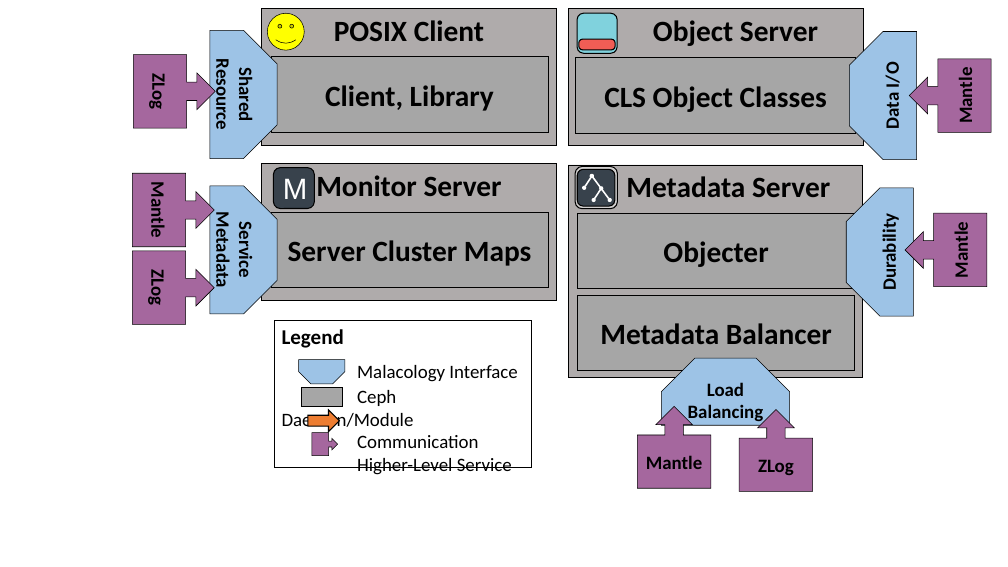
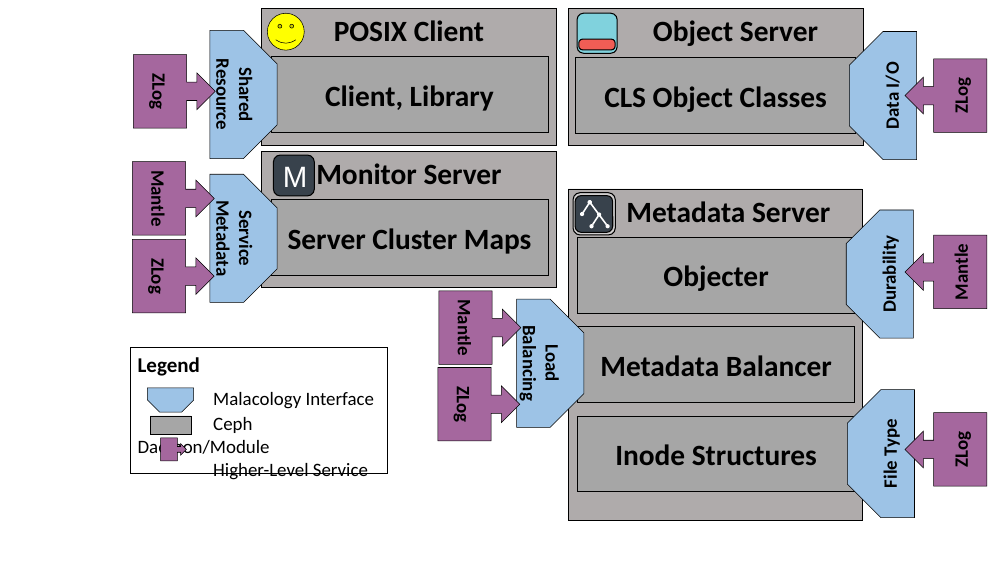
Before and after one commit to michaelsevilla/malacology-popper, a slide deck: slide 5 of paper/figures/figures.pptx. Drawn at 1008x567 pixels with LibreOffice and Linux fonts; fonts in the diff are those of the drawing. Boxes give left, top, right and bottom in pixels: in the first picture for what was removed or moved away, otherwise in the second. Text is boxed around its words. In the diff, an @@ line names an element or a change of style, - is before the commit and + after.

```diff
--- a/paper/figures/figures.pptx
+++ b/paper/figures/figures.pptx
@@ up arrow callout "ZLog": place and size @@
-up arrow callout "ZLog" at [909, 59, 991, 132]
+up arrow callout "ZLog" at [906, 59, 987, 132]
@@ text in up arrow callout at [950, 81, 973, 113]: text changed @@
-Mantle
+ZLog
@@ 1 up arrow callout, 1 rectangle, 1 rounded rectangle: place and size @@
-1 up arrow callout, 1 rectangle, 1 rounded rectangle at [133, 164, 557, 301]
+1 up arrow callout, 1 rectangle, 1 rounded rectangle at [133, 151, 557, 288]
@@ 1 up arrow callout, 1 snip same rect, 1 rectangle: place and size @@
-1 up arrow callout, 1 snip same rect, 1 rectangle at [133, 186, 548, 324]
+1 up arrow callout, 1 snip same rect, 1 rectangle at [133, 175, 548, 313]
@@ rectangle "Metadata Server": place and size @@
-rectangle "Metadata Server" at [568, 165, 862, 377]
+rectangle "Metadata Server" at [568, 189, 862, 521]
@@ rounded rectangle: place and size @@
-rounded rectangle at [578, 169, 616, 206]
+rounded rectangle at [575, 196, 613, 233]
@@ double arrow moved from (592, 176) - (585, 188) to (590, 203) - (582, 214) @@
@@ 2 double arrows, 1 up arrow callout, 1 rectangle, 1 rounded rectangle: place and size @@
-2 double arrows, 1 up arrow callout, 1 rectangle, 1 rounded rectangle at [575, 166, 987, 289]
+2 double arrows, 1 up arrow callout, 1 rectangle, 1 rounded rectangle at [573, 193, 987, 313]
@@ snip same rect "Durability": place and size @@
-snip same rect "Durability" at [846, 188, 913, 316]
+snip same rect "Durability" at [846, 210, 913, 338]
@@ rotation 0 to 90 degrees in 3 elements at [516, 299, 584, 427], [438, 368, 520, 441], [439, 291, 521, 364] @@
@@ rectangle "Metadata Balancer": place and size @@
-rectangle "Metadata Balancer" at [578, 295, 855, 371]
+rectangle "Metadata Balancer" at [578, 327, 855, 402]
@@ rectangle "Legend": place and size @@
-rectangle "Legend" at [274, 321, 531, 467]
+rectangle "Legend" at [130, 348, 387, 474]
@@ snip same rect: place and size @@
-snip same rect at [299, 360, 345, 384]
+snip same rect at [147, 388, 194, 412]
@@ rectangle: place and size @@
-rectangle at [302, 387, 343, 405]
+rectangle at [150, 416, 191, 434]
@@ right arrow removed at [308, 410, 340, 432] @@
@@ rectangle added at [578, 416, 855, 492], fill #A6A6A6, outline #000000 0.5 pt, 28 pt, text #000000, bold @@
+Inode Structures
@@ snip same rect added at [848, 390, 915, 518], fill #9DC3E6, outline #000000 0.5 pt, 18 pt, text #000000, bold @@
+File Type
@@ up arrow callout added at [906, 413, 987, 486], fill #A5679E, outline #000000 0.5 pt, 18 pt, text #000000, bold @@
+ZLog
@@ up arrow callout: place and size @@
-up arrow callout at [312, 432, 338, 456]
+up arrow callout at [161, 437, 186, 461]
@@ text in rectangle at [357, 435, 478, 448]: paragraph removed @@
-Communication
```
Also in this commit, not shown: 1 slide added, 3 other files.
